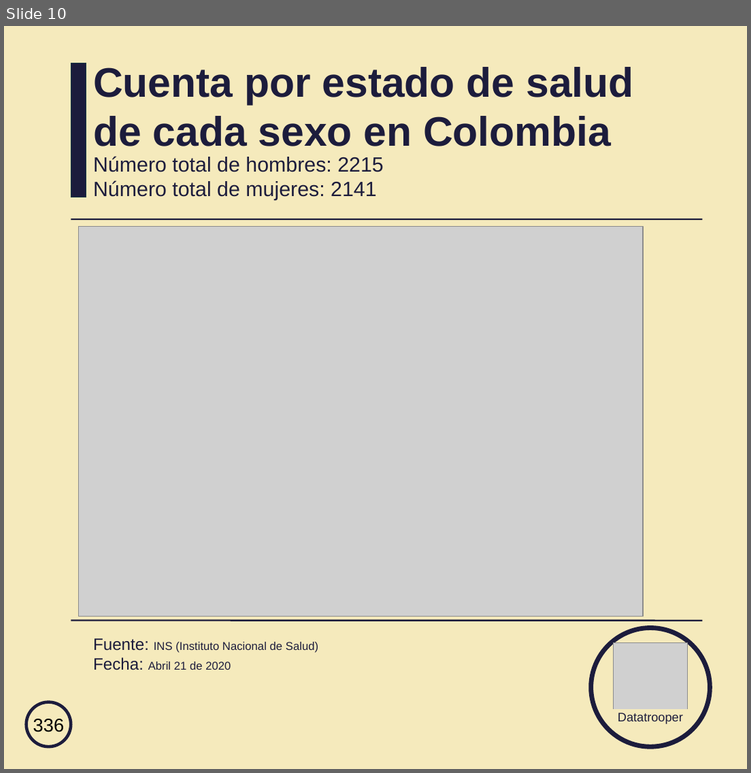
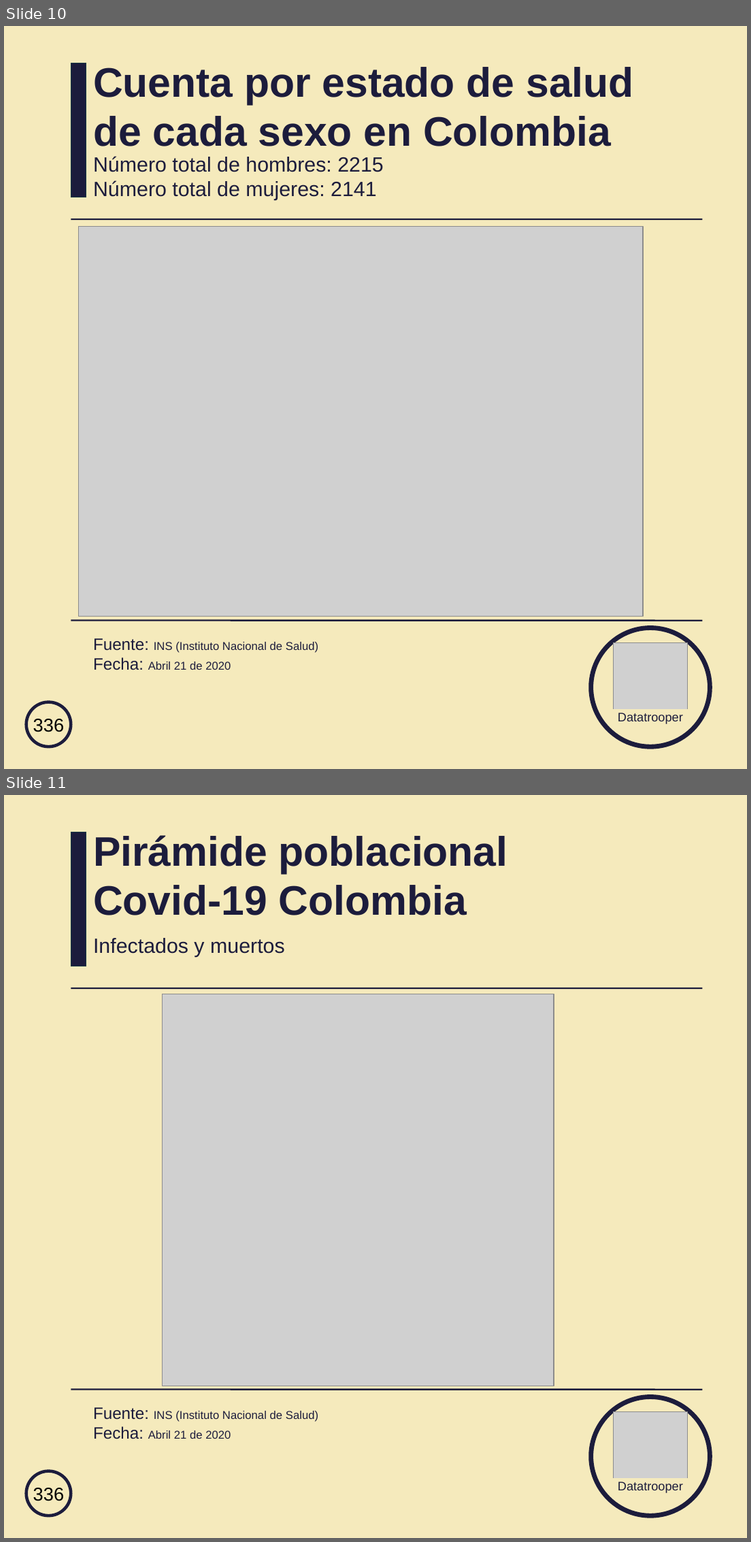
Before and after one commit to datatrooper/instatrooper, a slide deck: styles/covid19.odp. Shown one above the other, each under a label of ours: slide 10 before the commit, slides 10 and 11 after it. The pictures are 751x773 and 751x1542 pixels, drawn with LibreOffice and Linux fonts; fonts in the diff are those of the drawing; grey boxes stand for pictures. Boxes give left, top, right and bottom in pixels: in the first picture for what was removed or moved away, otherwise in the second. Text is boxed around its words. In the diff, an @@ line names an element or a change of style, - is before the commit and + after.

```diff
--- a/styles/covid19.odp
+++ b/styles/covid19.odp
@@ slide 11 added at [4, 795, 747, 1538], background #F5EABC @@
@@ rectangle added at [71, 832, 86, 966], fill #1C1C3C, outline #153945 0 pt @@
@@ title added at [93, 835, 508, 915], 40 pt, text #1C1C3C, bold @@
+Pirámide poblacional Covid-19 Colombia
@@ title added at [93, 938, 285, 957], 20 pt, text #1C1C3C @@
+Infectados y muertos
@@ line added from (71, 988) to (702, 988), #1C1C3C 1.5 pt @@
@@ picture added at [162, 994, 553, 1386] @@
@@ line added from (71, 1389) to (702, 1389), #1C1C3C 1.5 pt @@
@@ ellipse added at [591, 1397, 709, 1515], fill #F5EABC, outline #1C1C3C 4.51 pt @@
@@ title added at [93, 1407, 318, 1439], 11 pt, text #1C1C3C @@
+Fuente: INS (Instituto Nacional de Salud)
+Fecha: Abril 21 de 2020
@@ picture added at [613, 1411, 687, 1486] @@
@@ ellipse added at [26, 1471, 71, 1515], fill #F5EABC, outline #1C1C3C 3 pt, 18 pt, text #000000 @@
+336
@@ rectangle added at [613, 1478, 687, 1493], fill #F5EABC, outline #F5EABC 0 pt, 12 pt, text #1C1C3C @@
+Datatrooper
```
Also in this commit, not shown: 35 other files.
